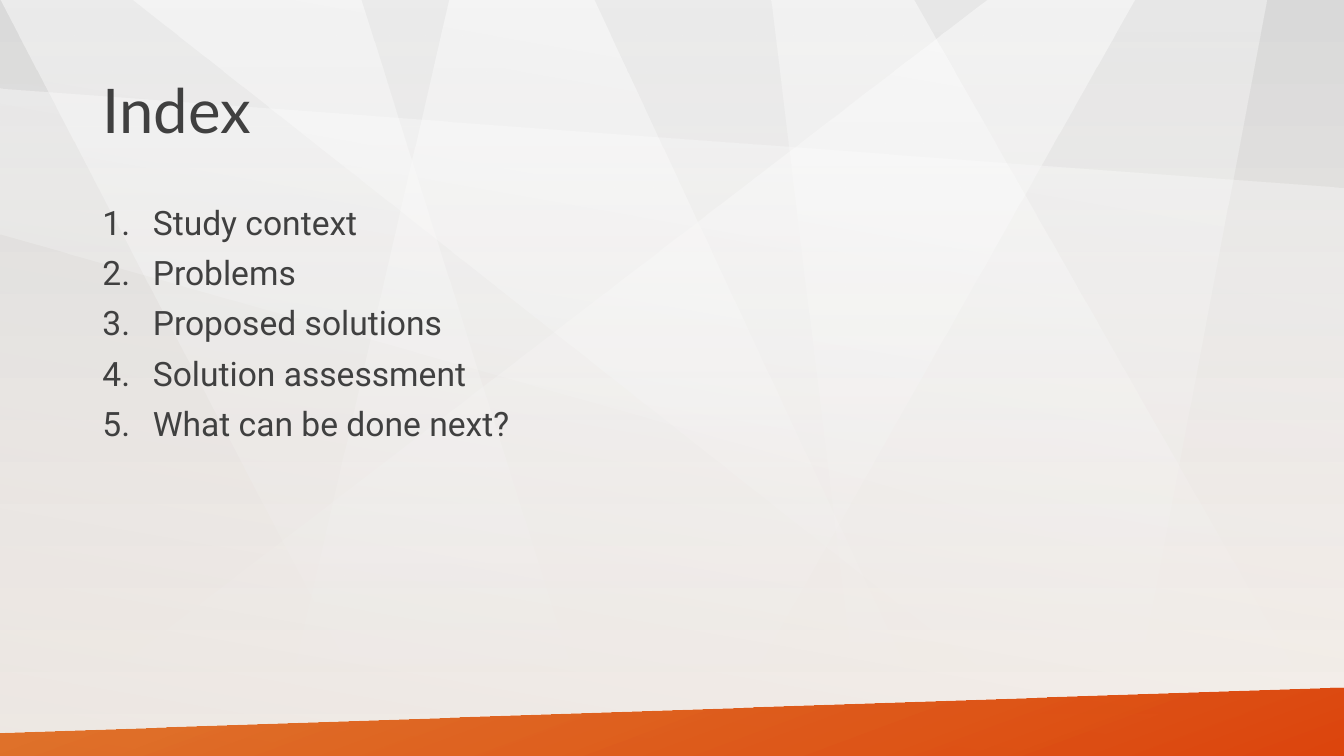
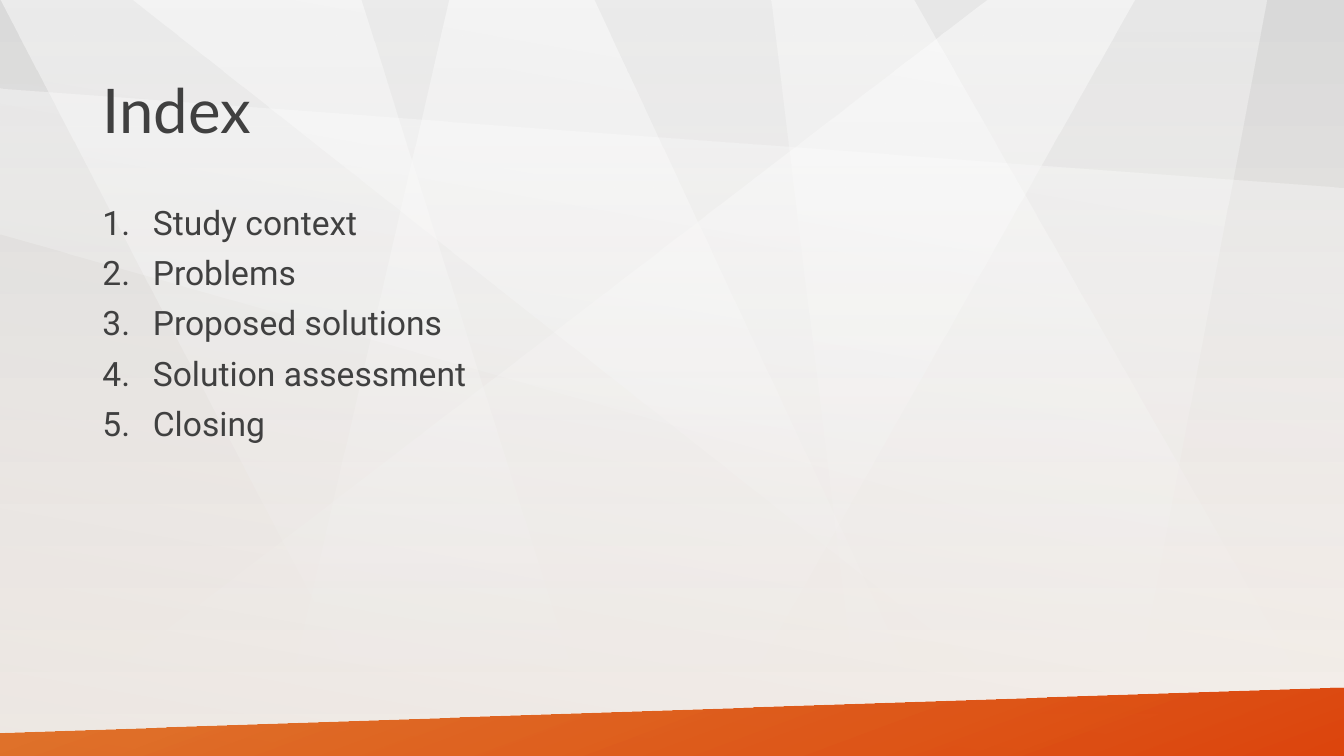
Before and after one commit to stoyicker/thesis-tex, a slide deck: slide 3 of Presentation material/ericsson_presentation.pptx. Drawn at 1344x756 pixels with LibreOffice and Linux fonts; fonts in the diff are those of the drawing. Boxes give left, top, right and bottom in pixels: in the first picture for what was removed or moved away, otherwise in the second. Text is boxed around its words. In the diff, an @@ line names an element or a change of style, - is before the commit and + after.

```diff
--- a/Presentation material/ericsson_presentation.pptx
+++ b/Presentation material/ericsson_presentation.pptx
@@ text at bbox=[153, 411, 265, 443]: text changed @@
-5. What can be done next?
+5. Closing
```
Also in this commit, not shown: 3 other slides changed, 5 slides added, 1 other file.
